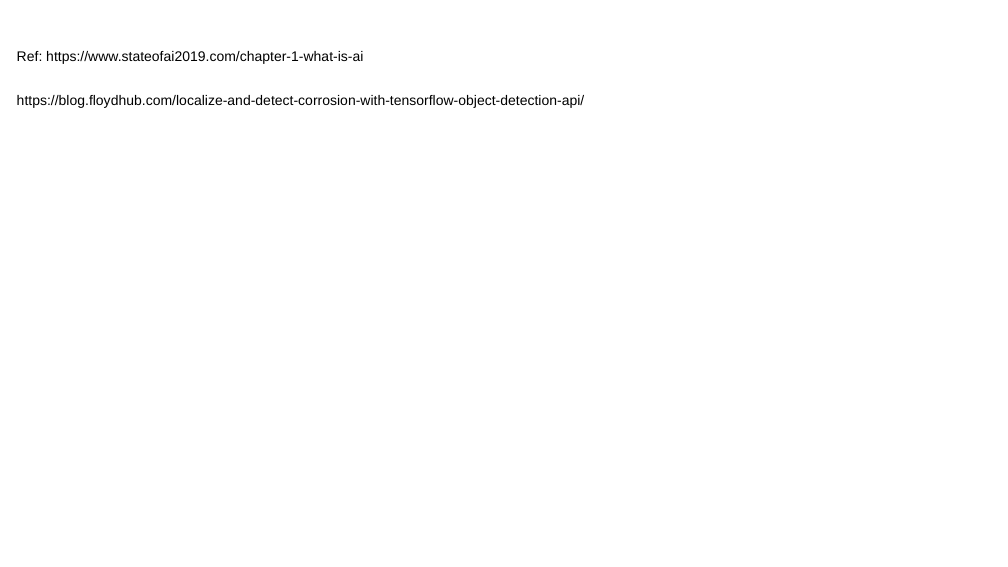
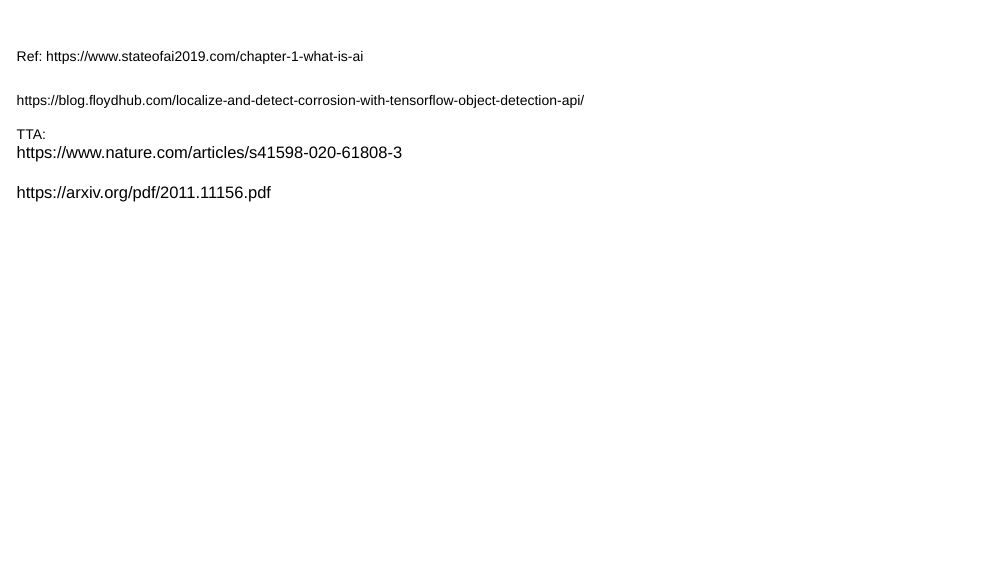
Before and after one commit to anirbankonar123/ComputerVisionBlog, a slide deck: slide 10 of ComputerVision-Blog.odp (slide 9 before the commit). Drawn at 1008x567 pixels with LibreOffice and Linux fonts; fonts in the diff are those of the drawing. Boxes give left, top, right and bottom in pixels: in the first picture for what was removed or moved away, otherwise in the second. Text is boxed around its words. In the diff, an @@ line names an element or a change of style, - is before the commit and + after.

```diff
--- a/ComputerVision-Blog.odp
+++ b/ComputerVision-Blog.odp
@@ text at (17, 129, 402, 201): paragraphs added @@
+TTA:
+https://www.nature.com/articles/s41598-020-61808-3
+https://arxiv.org/pdf/2011.11156.pdf
```
Also in this commit, not shown: 6 other slides changed, 1 slide added.
